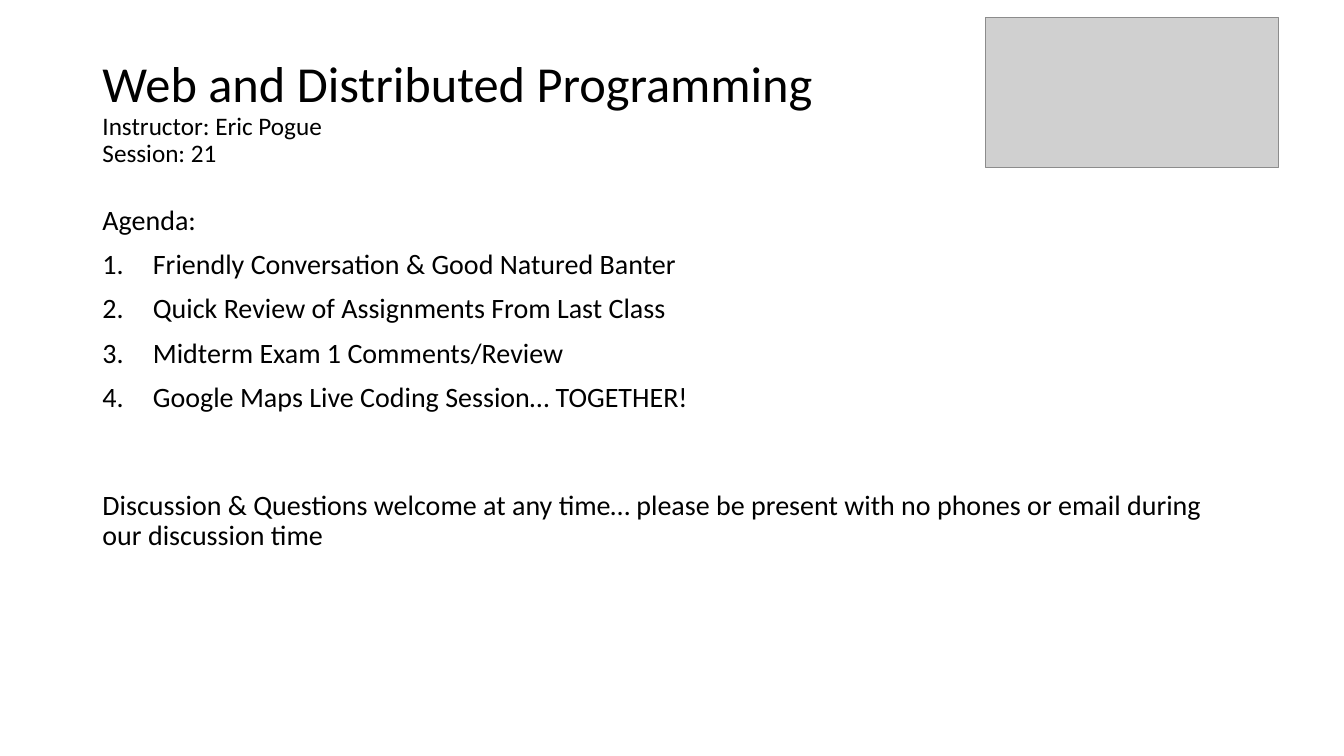
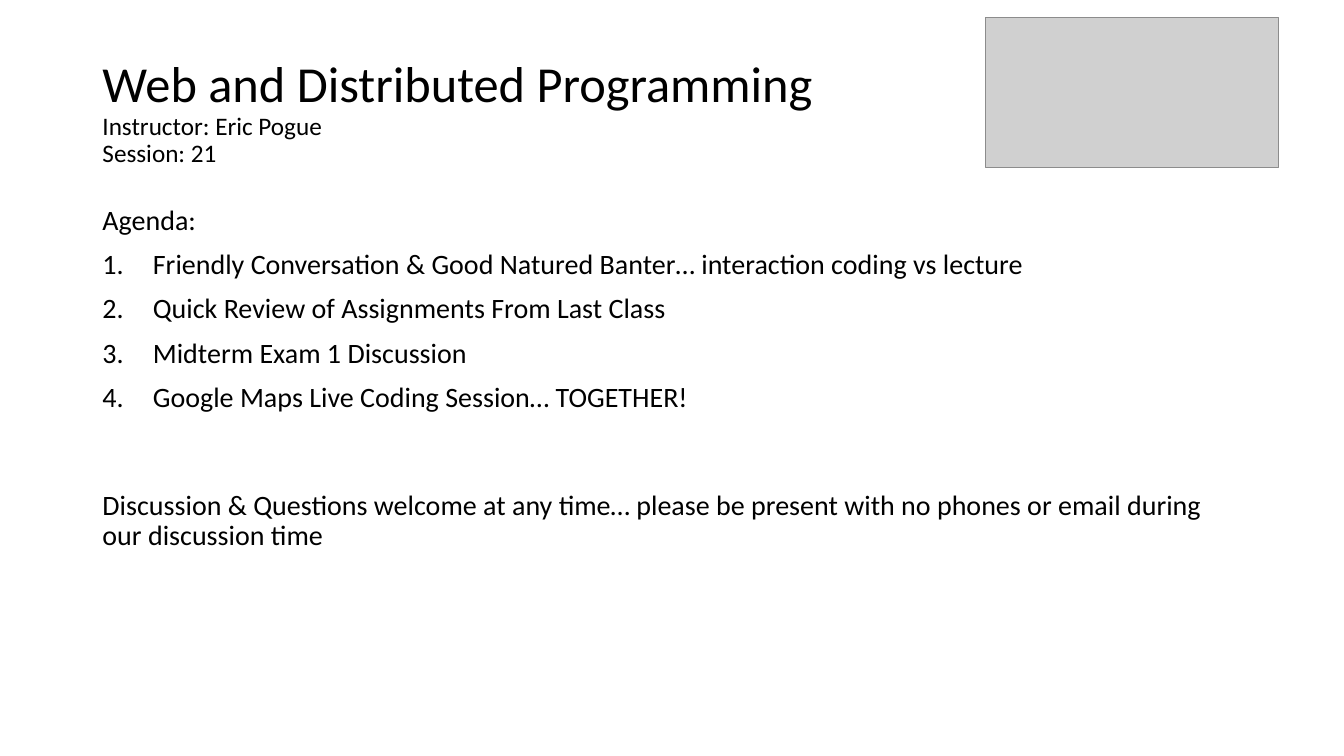
Before and after one commit to EricJPogue/www-epogue-info, a slide deck: slide 1 of CPSC-24700/Presentations/session-21.pptx. Drawn at 1344x756 pixels with LibreOffice and Linux fonts; fonts in the diff are those of the drawing; grey boxes stand for pictures. Boxes give left, top, right and bottom in pixels: in the first picture for what was removed or moved away, otherwise in the second. Text is boxed around its words. In the diff, an @@ line names an element or a change of style, - is before the commit and + after.

Commit message:
Update session documents.

```diff
--- a/CPSC-24700/Presentations/session-21.pptx
+++ b/CPSC-24700/Presentations/session-21.pptx
@@ text at (x1=153, y1=254, x2=1023, y2=279): text changed @@
-1. Friendly Conversation & Good Natured Banter
+1. Friendly Conversation & Good Natured Banter… interaction coding vs lecture
@@ text at (x1=153, y1=343, x2=467, y2=364): text changed @@
-3. Midterm Exam 1 Comments/Review
+3. Midterm Exam 1 Discussion
```
Also in this commit, not shown: 1 other slide changed.
